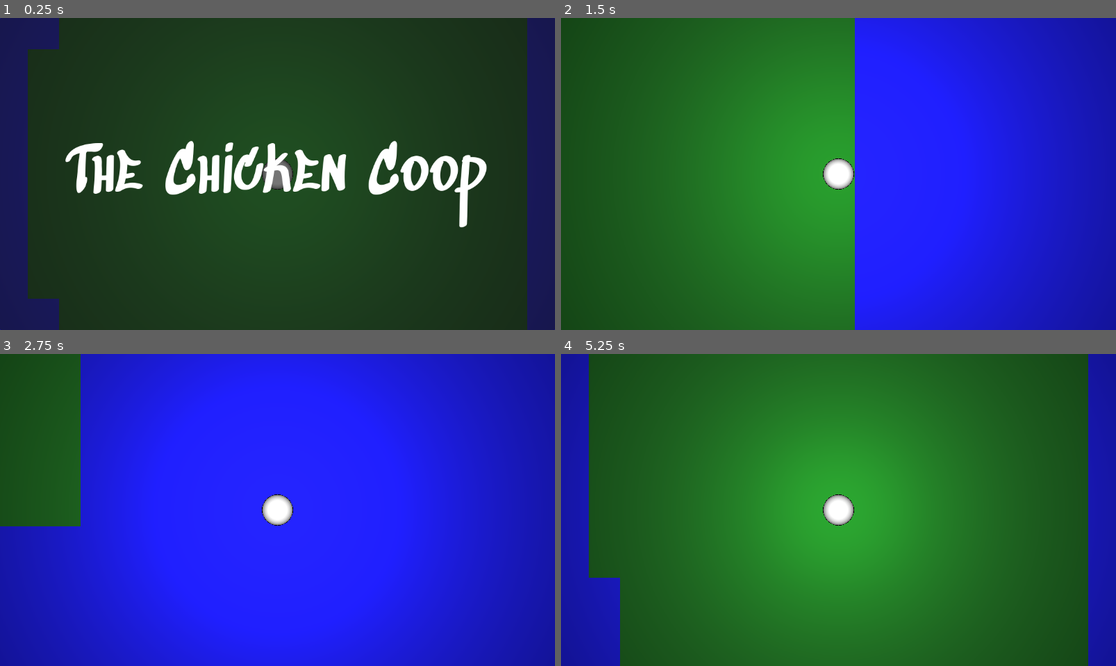
Above: before the commit, frames 1-4 (two rows, left to right).
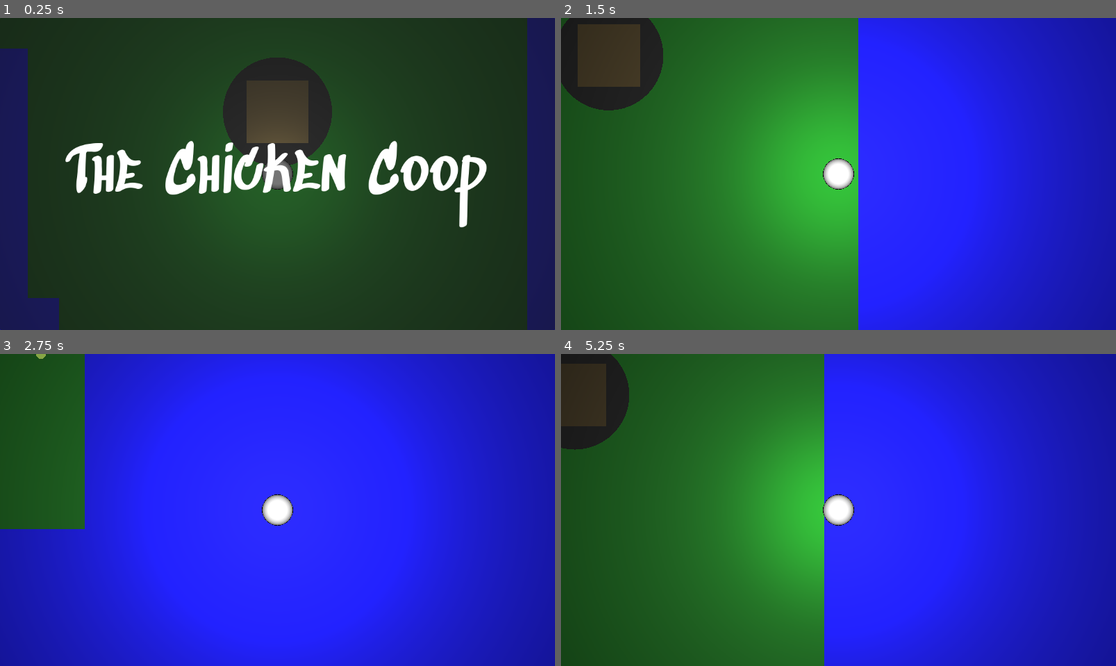
Above: after the commit, the same moments.

Repository: to-jajav33/flowingRPG
Game: Godot game, scene res://main/main.tscn
Same seed, same stepped clock (60 frames per second), same inputs: the game is played once before the commit and once after it.
Inputs:
- Up to frame 1 (0.25 s): no input
- Up to frame 2 (1.5 s): tap Enter at 0.5 s; hold Right (ui_right) 0.53-1.28 s; hold Down (ui_down) from 1.28 s (still down)
- Up to frame 3 (2.75 s): release Down (ui_down) at 2.03 s; hold Right (ui_right) from 2.03 s (still down)
- Up to frame 4 (5.25 s): release Right (ui_right) at 2.78 s; hold Up (ui_up) 2.78-3.53 s; tap Space at 3.5 s; hold Left (ui_left) 3.53-5.03 s; hold Down (ui_down) from 5.03 s (still down)

The runs differ from the first frame. In frame 1, 6.2% of the frame differs, in the area x 0-60%, y 0-90%; in frame 2, 8.7%; in frame 3, 0.6%; in frame 4, 56%, in the area x 0-95%, y 0-100%.

Commit message:
Adding marker to track coop

Diff:
--- /dev/null
+++ b/main/components/coop.gd
@@ -0,0 +1,12 @@
+extends RigidBody3D
+
+
+# Called when the node enters the scene tree for the first time.
+func _ready():
+	$marker.definedScale = Vector2.ONE * 0.02;
+	pass # Replace with function body.
+
+
+# Called every frame. 'delta' is the elapsed time since the previous frame.
+func _process(delta):
+	pass
--- /dev/null
+++ b/main/components/coop.tscn
@@ -0,0 +1,48 @@
+[gd_scene load_steps=10 format=3 uid="uid://cl76a8bdb26fe"]
+
+[ext_resource type="PackedScene" uid="uid://bawuqraio356y" path="res://main/components/marker.tscn" id="1_ld5v1"]
+[ext_resource type="Script" path="res://main/components/coop.gd" id="1_nkvdn"]
+[ext_resource type="Texture2D" uid="uid://dlcaw18erq01v" path="res://main/asset_2d/marker_green.png" id="2_i52ex"]
+
+[sub_resource type="PhysicsMaterial" id="PhysicsMaterial_tg0nj"]
+friction = 0.0
+
+[sub_resource type="CylinderShape3D" id="CylinderShape3D_0tav3"]
+radius = 1.5
+
+[sub_resource type="StandardMaterial3D" id="StandardMaterial3D_acjjy"]
+albedo_color = Color(0.301961, 0.243137, 0.101961, 1)
+
+[sub_resource type="BoxMesh" id="BoxMesh_6vgxh"]
+material = SubResource("StandardMaterial3D_acjjy")
+size = Vector3(2, 2, 2)
+
+[sub_resource type="StandardMaterial3D" id="StandardMaterial3D_3stq4"]
+albedo_color = Color(0.0705882, 0.0705882, 0.0705882, 1)
+
+[sub_resource type="CylinderMesh" id="CylinderMesh_3qwjt"]
+material = SubResource("StandardMaterial3D_3stq4")
+top_radius = 1.75
+bottom_radius = 1.5
+height = 0.5
+
+[node name="coop" type="RigidBody3D"]
+physics_material_override = SubResource("PhysicsMaterial_tg0nj")
+can_sleep = false
+freeze = true
+script = ExtResource("1_nkvdn")
+
+[node name="CollisionShape3D" type="CollisionShape3D" parent="."]
+transform = Transform3D(1, 0, 0, 0, 1, 0, 0, 0, 1, 0, 1, 0)
+shape = SubResource("CylinderShape3D_0tav3")
+
+[node name="MeshInstance3D" type="MeshInstance3D" parent="."]
+transform = Transform3D(1, 0, 0, 0, 1, 0, 0, 0, 1, 0, 1, 0)
+mesh = SubResource("BoxMesh_6vgxh")
+
+[node name="MeshInstance3D2" type="MeshInstance3D" parent="."]
+transform = Transform3D(1, 0, 0, 0, 1, 0, 0, 0, 1, 0, 0.235325, 0)
+mesh = SubResource("CylinderMesh_3qwjt")
+
+[node name="marker" parent="." instance=ExtResource("1_ld5v1")]
+_texture = ExtResource("2_i52ex")
--- /dev/null
+++ b/main/components/marker.gd
@@ -0,0 +1,64 @@
+extends Node3D
+
+@export var _texture : Texture;
+const EPSILON = 0.0001;
+@onready var arrow = $Sprite2D;
+var definedScale = Vector2.ONE;
+var lastScreenState = null;
+
+func _ready():
+#	self.screen_entered.connect(_on_screen_entered);
+#	self.screen_exited.connect(_on_screen_exited);
+	return;
+
+func _process(delta):
+	if (self._texture != $Sprite2D.texture):
+		$Sprite2D.texture = self._texture;
+
+	arrow.scale = (self.definedScale);
+	var viewport_center := get_viewport().get_visible_rect().size * 0.5;
+	var cam_to_pos := get_viewport().get_camera_3d().to_local(global_transform.origin);
+	var center_to_edge := Vector2(cam_to_pos.x, -cam_to_pos.y)
+	var element := int(center_to_edge.abs().aspect() < viewport_center.aspect())
+	center_to_edge *= viewport_center[element] / max(abs(center_to_edge[element]), EPSILON)
+	arrow.position = viewport_center + center_to_edge #-center_to_edge.normalized() * px_offset
+	arrow.rotation = center_to_edge.angle() + PI * 0.5 # PI to fix image initial rotation
+	return;
+
+func _physics_process(delta):
+	# get current camera
+	var camera = self.get_viewport().get_camera_3d();
+
+	# intersect a ray between the camera and self
+
+	# Returns the 2D coordinate in the Viewport rectangle that maps to the given 3D point in world space.
+	# Note: When using this to position GUI elements over a 3D viewport, use is_position_behind() to prevent them from appearing if the 3D point is behind the camera:
+	# This code block is part of a script that inherits from Node3D.
+	# `control` is a reference to a node inheriting from Control.
+#	control.visible = not get_viewport().get_camera_3d().is_position_behind(global_transform.origin)
+	var viewportPos = get_viewport().get_camera_3d().unproject_position(global_transform.origin);
+	var viewportRect = get_viewport().get_visible_rect();
+
+	var newScreenState = viewportPos.y < viewportRect.size.y && viewportPos.y > viewportRect.position.y;
+	# if we hit nothing - the flare is visible, so we show it
+	if (self.lastScreenState != newScreenState):
+		if newScreenState:
+			print("screen entered")
+			self._on_screen_entered();
+		else: # othwerwise we hide it
+			print("screen_exited");
+			self._on_screen_exited();
+		self.lastScreenState = newScreenState;
+	return;
+
+func _on_screen_entered():
+	$Sprite2D.position = Vector2.ZERO;
+	$Sprite2D.hide();
+	self.set_process(false);
+	pass # Replace with function body.
+
+
+func _on_screen_exited():
+	$Sprite2D.show();
+	self.set_process(true);
+	pass # Replace with function body.
--- /dev/null
+++ b/main/components/marker.tscn
@@ -0,0 +1,8 @@
+[gd_scene load_steps=2 format=3 uid="uid://bawuqraio356y"]
+
+[ext_resource type="Script" path="res://main/components/marker.gd" id="1_kyaqb"]
+
+[node name="marker" type="Node3D"]
+script = ExtResource("1_kyaqb")
+
+[node name="Sprite2D" type="Sprite2D" parent="."]
--- a/main/components/resource_grass.tscn
+++ b/main/components/resource_grass.tscn
@@ -15,6 +15,13 @@
 
 [node name="resource_grass" type="RigidBody3D"]
 transform = Transform3D(1, 0, 0, 0, 1, 0, 0, 0, 1, 0, 0.388804, 0)
+axis_lock_linear_x = true
+axis_lock_linear_y = true
+axis_lock_linear_z = true
+axis_lock_angular_x = true
+axis_lock_angular_y = true
+axis_lock_angular_z = true
+lock_rotation = true
 
 [node name="MeshInstance3D" type="MeshInstance3D" parent="."]
 mesh = SubResource("CylinderMesh_7ahb5")
--- a/main/main.tscn
+++ b/main/main.tscn
@@ -1,8 +1,9 @@
-[gd_scene load_steps=4 format=3 uid="uid://cdgfwx43ysrr3"]
+[gd_scene load_steps=5 format=3 uid="uid://cdgfwx43ysrr3"]
 
 [ext_resource type="PackedScene" uid="uid://cxxpw7c2m4xt4" path="res://main/components/grid.tscn" id="1_w64v2"]
 [ext_resource type="PackedScene" uid="uid://c4kgghoffdd0l" path="res://main/components/main_character.tscn" id="2_kv3hd"]
 [ext_resource type="PackedScene" uid="uid://b860u5rx014n2" path="res://main/components/title_screen.tscn" id="3_oeje8"]
+[ext_resource type="PackedScene" uid="uid://cl76a8bdb26fe" path="res://main/components/coop.tscn" id="3_t2sr7"]
 
 [node name="main" type="Control"]
 layout_mode = 3
@@ -18,6 +19,10 @@
 objToFollowPath = NodePath("../main_character")
 
 [node name="main_character" parent="level" instance=ExtResource("2_kv3hd")]
+transform = Transform3D(1, 0, 0, 0, 1, 0, 0, 0, 1, 0, 0.548514, 0)
+
+[node name="coop" parent="level" instance=ExtResource("3_t2sr7")]
+transform = Transform3D(1, 0, 0, 0, 1, 0, 0, 0, 1, 0, 0.0454178, -1.96864)
 
 [node name="title_screen" parent="." instance=ExtResource("3_oeje8")]
 layout_mode = 1
Binary file added: main/asset_2d/marker_green.png
Not shown, added: main/asset_2d/marker_green.png.import
Not shown: 4 places in main/tiles/tiles.tres that only renumber resources
